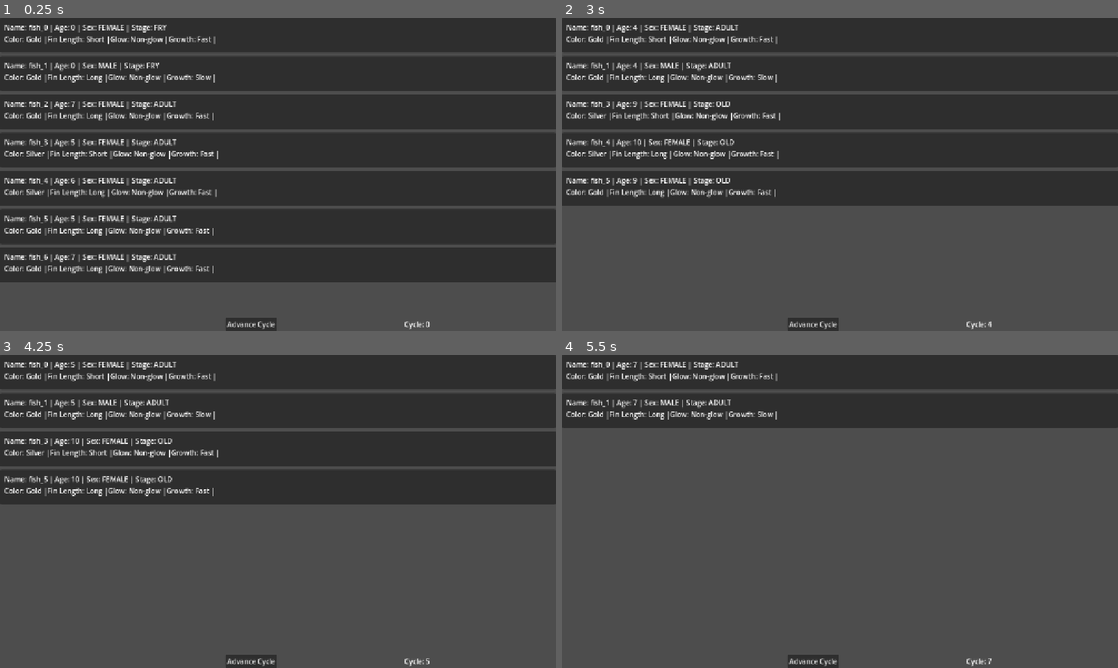
Above: before the commit, frames 1-4 (two rows, left to right).
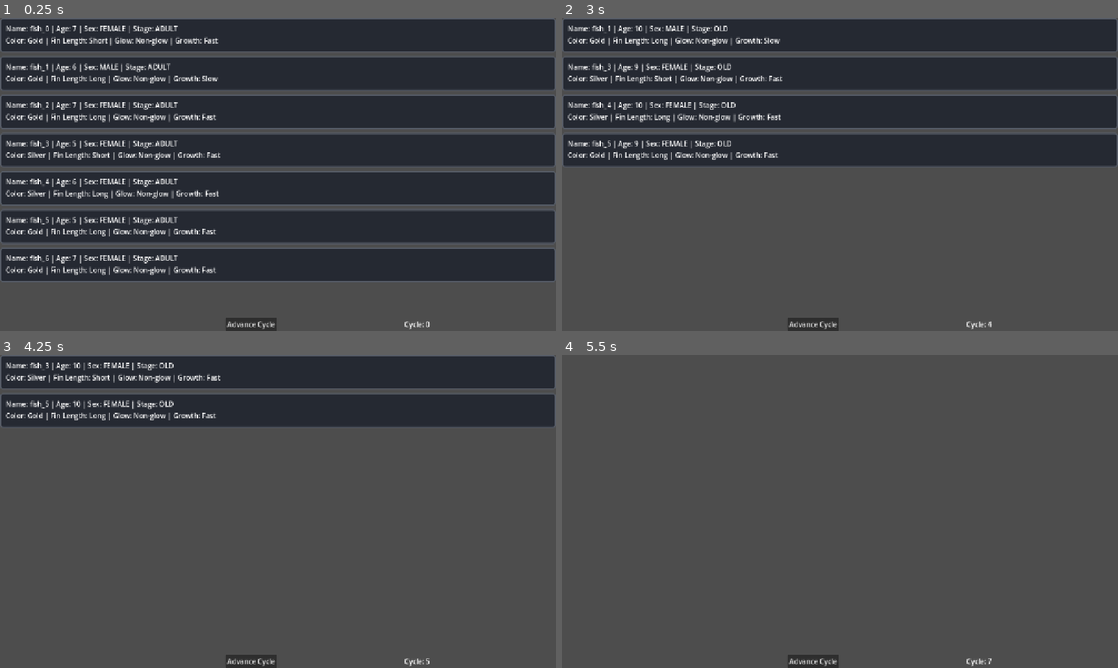
Above: after the commit, the same moments.

Repository: Impendable/project-guppy
Game: Godot game, scene res://ui/roster_screen.tscn
Two runs of this game, one before a commit and one after it. Both use one fixed random seed, a clock stepped at 60 frames per second and the inputs below.
Inputs (mouse positions are in pixels of both pictures, inside the frame that each line leads up to):
- Up to frame 1 (0.25 s): no input
- Up to frame 2 (3 s): click "Advance Cycle" at 0.5 s; click "Advance Cycle" at 1.25 s; click "Advance Cycle" at 2 s; tap Enter at 2.75 s; move the mouse to (962, 158) at 2.77 s; click (962, 158) at 2.92 s
- Up to frame 3 (4.25 s): tap Space at 3.5 s; move the mouse to (166, 527) at 3.52 s; click (166, 527) at 3.67 s
- Up to frame 4 (5.5 s): tap Enter at 4.25 s; move the mouse to (895, 442) at 4.27 s; click (895, 442) at 4.42 s; tap Space at 5 s; move the mouse to (812, 574) at 5.02 s; click (812, 574) at 5.17 s

The runs differ from the first frame. In frame 1, 16% of the frame differs, in the area x 0-100%, y 0-85%; in frame 2, 19%; in frame 3, 25%, in the area x 0-100%, y 0-48%; in frame 4, 21%.

Commit message:
feat: Phase 4 begins: Added a way to select fish cards and made them keep membership

Diff:
--- a/sim/roster_generator.gd
+++ b/sim/roster_generator.gd
@@ -48,13 +48,8 @@
 
 	# Guarantee breeding pair
 	roster[0].sex = FishData.Sex.FEMALE
-	roster[0].genome.alleles["growth"] = ["F", "F"]
-	roster[0].age = 0
-	roster[0].life_stage = FishData.LifeStage.FRY
 	roster[1].sex = FishData.Sex.MALE
-	roster[1].genome.alleles["growth"] = ["f", "f"]
-	roster[1].age = 0
-	roster[1].life_stage = FishData.LifeStage.FRY
+
 
 	# Resolve Phenotypes Once
 	for fish in roster:
--- a/ui/fish_card.gd
+++ b/ui/fish_card.gd
@@ -1,25 +1,70 @@
 class_name FishCard
 extends PanelContainer
+
+@export var selection_color: Color = Color("39dbd7ff")
+
+signal card_clicked(fish_id: String)
 
 @onready var name_label: Label = %NameLabel
 @onready var age_label: Label = %AgeLabel
 @onready var sex_label: Label = %SexLabel
 @onready var stage_label: Label = %StageLabel
+@onready var trait_label: Label = %TraitLabel
 @onready var trait_container: HBoxContainer = %FishTraitContainer
 
-func render(fish: FishData):
-	var traits_text: String = ""
-	var trait_label := Label.new()
+var _fish_id: String = ""
+var _can_select: bool = false
+var _panel_style: StyleBoxFlat
 
-	for trait_id in fish.cached_phenotype_dictionary:
-		traits_text += "%s: %s |" % [
-			trait_id.capitalize(),
-			fish.cached_phenotype_dictionary[trait_id],
-			]
+func _ready() -> void:
+	self_modulate = Color.WHITE
+
+	_panel_style = StyleBoxFlat.new()
+	_panel_style.set_border_width_all(3)
+	_panel_style.set_corner_radius_all(6)
+
+	add_theme_stylebox_override("panel", _panel_style)
+
+	mouse_filter = Control.MOUSE_FILTER_STOP
+	mouse_force_pass_scroll_events = true
+
+	#Decorative Children Must Not Intercept Clicks On Card
+	for node in find_children("*", "Control", true, false):
+		var child_control := node as Control
+		child_control.mouse_filter = Control.MOUSE_FILTER_IGNORE
+
+
+func render(fish: FishData, is_selected: bool = false, can_select: bool = false) -> void:
+	_fish_id = fish.id
+	_can_select = can_select
+
 	name_label.text = "Name: %s |" % fish.display_name
 	age_label.text = "Age: %d |" % fish.age
 	sex_label.text = "Sex: %s |" % FishData.Sex.find_key(fish.sex)
 	stage_label.text = "Stage: %s" % FishData.LifeStage.find_key(fish.life_stage)
 
-	trait_label.text = traits_text
-	trait_container.add_child(trait_label)
+	var trait_parts := PackedStringArray()
+
+	for trait_id in fish.cached_phenotype_dictionary:
+		trait_parts.append("%s: %s" % [
+			str(trait_id).capitalize(),
+			fish.cached_phenotype_dictionary[trait_id],
+		])
+
+	trait_label.text = " | ".join(trait_parts)
+
+	_panel_style.bg_color = (
+		Color("#3c4657") if is_selected else Color("#252932")
+	)
+	_panel_style.border_color = (
+		selection_color if is_selected else Color("#555b66")
+	)
+
+func _gui_input(event: InputEvent) -> void:
+	if not _can_select or _fish_id.is_empty():
+		return
+
+	if event is InputEventMouseButton:
+		if event.button_index == MOUSE_BUTTON_LEFT and event.pressed:
+			accept_event()
+			card_clicked.emit(_fish_id)
--- a/ui/fish_card.tscn
+++ b/ui/fish_card.tscn
@@ -12,6 +12,7 @@
 grow_horizontal = 2
 grow_vertical = 2
 script = ExtResource("1_hej4u")
+selected_tint = null
 
 [node name="MarginContainer" type="MarginContainer" parent="." unique_id=159280073]
 layout_mode = 2
@@ -49,3 +50,7 @@
 [node name="FishTraitContainer" type="HBoxContainer" parent="MarginContainer/VBoxContainer" unique_id=217329381]
 unique_name_in_owner = true
 layout_mode = 2
+
+[node name="TraitLabel" type="Label" parent="MarginContainer/VBoxContainer/FishTraitContainer" unique_id=1658747145]
+unique_name_in_owner = true
+layout_mode = 2
--- a/ui/roster_screen.gd
+++ b/ui/roster_screen.gd
@@ -1,6 +1,7 @@
 extends Control
 
 const FISH_CARD := preload("res://ui/fish_card.tscn")
+const MAX_SELECTED_PARENTS := 2
 
 @onready var cycle_label: Label = %CycleLabel
 @onready var advance_button: Button = %AdvanceCycleButton
@@ -8,7 +9,11 @@
 
 var registry: TraitRegistry
 var lifecycle_config: LifecycleConfig
+
 var roster: Array[FishData] = []
+var selected_parent_ids: Array[String] = []
+var cards_by_id: Dictionary[String, FishCard] = {}
+
 
 func _ready() -> void:
 	registry = load("res://resources/trait_registry.tres")
@@ -32,10 +37,95 @@
 	_refresh_roster_ui()
 
 func _refresh_roster_ui() -> void:
-	for child in card_container.get_children():
-		card_container.remove_child(child)
-		child.queue_free()
+	var live_ids: Array[String] = []
+
 	for fish in roster:
-		var card := FISH_CARD.instantiate()
-		card_container.add_child(card)
-		card.render(fish)
+		assert(not fish.id.is_empty(), "A fish has no ID.")
+		assert(
+			not live_ids.has(fish.id),
+			"Duplilcate fish ID: %s" % fish.id
+		)
+		live_ids.append(fish.id)
+
+	#Clear selections that no longer refer to eligible fish.
+	for fish_id in selected_parent_ids.duplicate():
+		var selected_fish := _find_fish(fish_id)
+
+		if selected_fish == null:
+			selected_parent_ids.erase(fish_id)
+		elif selected_fish.life_stage != FishData.LifeStage.ADULT:
+			selected_parent_ids.erase(fish_id)
+
+	#Remove only cards whose fish have left roster
+	for fish_id in cards_by_id.keys():
+		if not live_ids.has(fish_id):
+			var obsolete_card: FishCard = cards_by_id[fish_id]
+			cards_by_id.erase(fish_id)
+			card_container.remove_child(obsolete_card)
+			obsolete_card.queue_free()
+
+	#Create missing cards and update all surviving cards
+	for index in range(roster.size()):
+		var fish := roster[index]
+
+		if not cards_by_id.has(fish.id):
+			var new_card := FISH_CARD.instantiate() as FishCard
+			new_card.name = "Card_%s" % fish.id
+			card_container.add_child(new_card)
+			new_card.card_clicked.connect(
+				_on_parent_selection_requested
+			)
+			cards_by_id[fish.id] = new_card
+
+		var card: FishCard = cards_by_id[fish.id]
+		card.render(
+			fish,
+			selected_parent_ids.has(fish.id),
+			_can_select_parent(fish),
+		)
+
+		if card.get_index() != index:
+			card_container.move_child(card, index)
+
+
+func _on_parent_selection_requested(fish_id: String) -> void:
+	var fish := _find_fish(fish_id)
+
+	if fish == null:
+		return
+
+	if selected_parent_ids.has(fish_id):
+		selected_parent_ids.erase(fish_id)
+	elif _can_select_parent(fish):
+		selected_parent_ids.append(fish_id)
+
+
+	_refresh_roster_ui()
+
+
+func _can_select_parent(fish: FishData) -> bool:
+	if fish.life_stage != FishData.LifeStage.ADULT:
+		return false
+
+	#Selected parents stay clickable so they can be deselected
+	if selected_parent_ids.has(fish.id):
+		return true
+
+	if selected_parent_ids.size() >= MAX_SELECTED_PARENTS:
+		return false
+
+	for selected_id in selected_parent_ids:
+		var other_parent := _find_fish(selected_id)
+
+		if other_parent != null and other_parent.sex == fish.sex:
+			return false
+
+	return true
+
+
+func _find_fish(fish_id: String) -> FishData:
+	for fish in roster:
+		if fish.id == fish_id:
+			return fish
+
+	return null
--- a/ui/roster_screen.tscn
+++ b/ui/roster_screen.tscn
@@ -18,6 +18,7 @@
 anchor_bottom = 1.0
 grow_horizontal = 2
 grow_vertical = 2
+mouse_filter = 2
 
 [node name="FishCardContainer" type="VBoxContainer" parent="ScrollContainer" unique_id=1601631415]
 unique_name_in_owner = true
